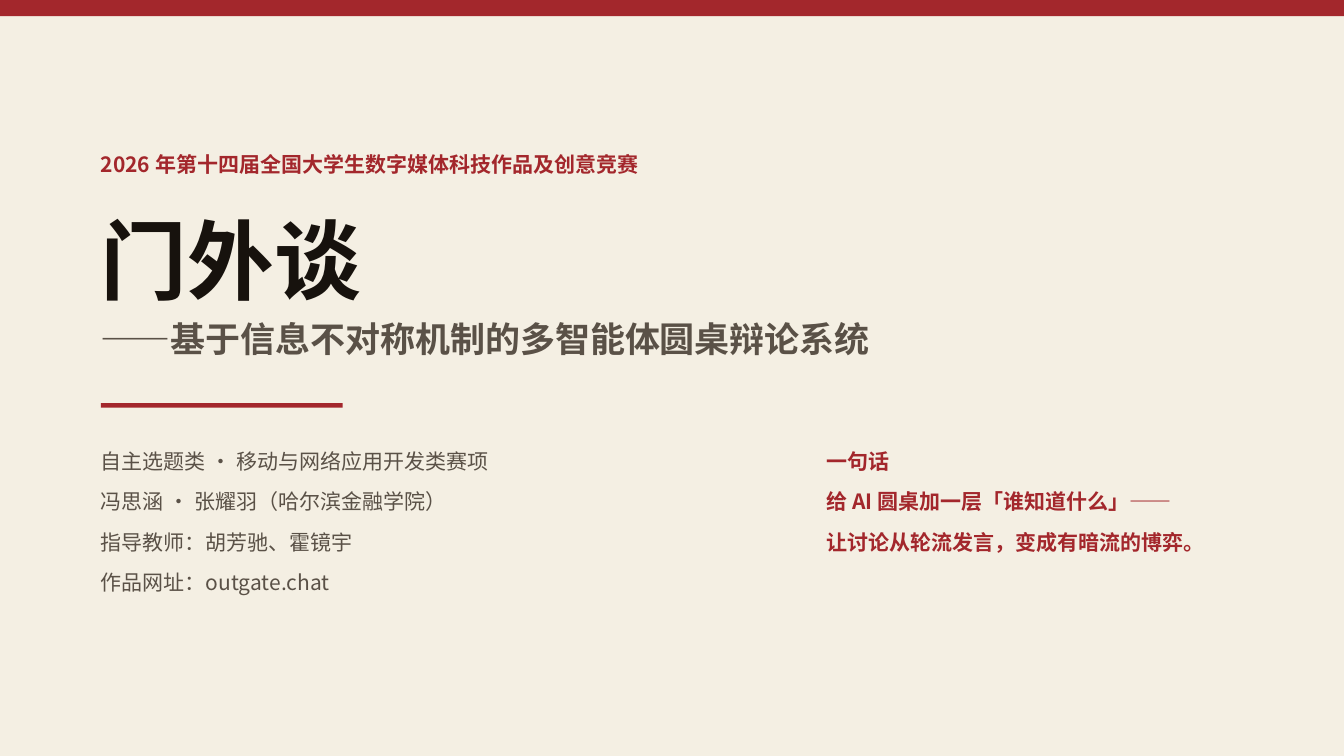
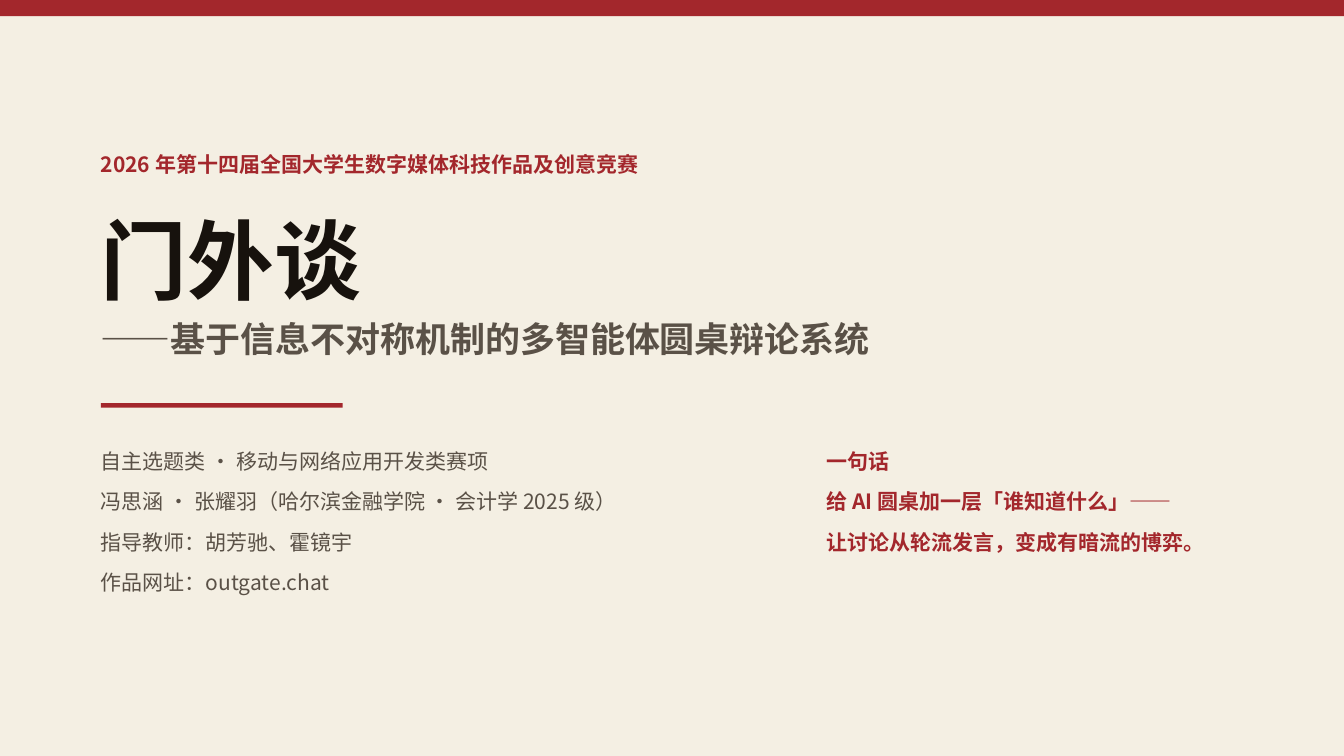
Before and after one commit to fsh114514/menwaitan, a slide deck: slide 1 of competition/答辩PPT.pptx. Drawn at 1344x756 pixels with LibreOffice and Linux fonts; fonts in the diff are those of the drawing. Boxes give left, top, right and bottom in pixels: in the first picture for what was removed or moved away, otherwise in the second. Text is boxed around its words. In the diff, an @@ line names an element or a change of style, - is before the commit and + after.

Commit message:
补全张耀羽学籍信息（会计学 2025 级本科生）
确认是 2025 级（在校生，大二）而非 2025 届（已毕业），参赛资格无问题。
全部材料统一写为「张耀羽（哈尔滨金融学院 · 会计学 · 2025 级本科生）」，
并重出 4 份 PDF、Word、PPT 与打包 zip。

```diff
--- a/competition/答辩PPT.pptx
+++ b/competition/答辩PPT.pptx
@@ text at [101,491,617,511]: text changed @@
-冯思涵 · 张耀羽（哈尔滨金融学院）
+冯思涵 · 张耀羽（哈尔滨金融学院 · 会计学 2025 级）
```
Also in this commit, not shown: 13 other files.
